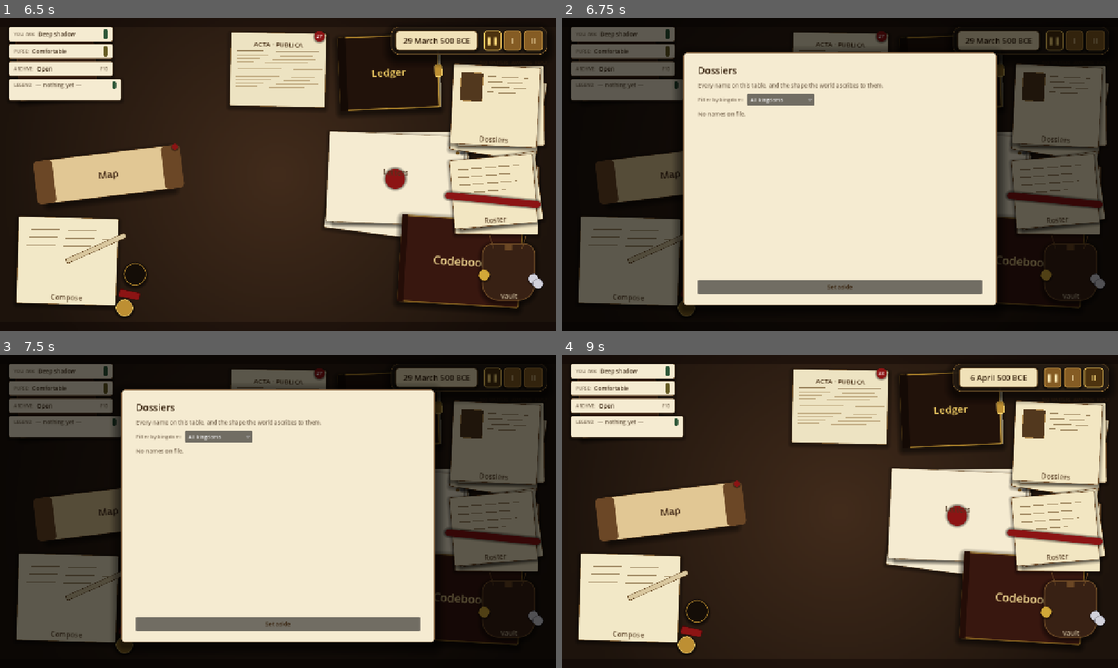
Above: before the commit, frames 1-4 (two rows, left to right).
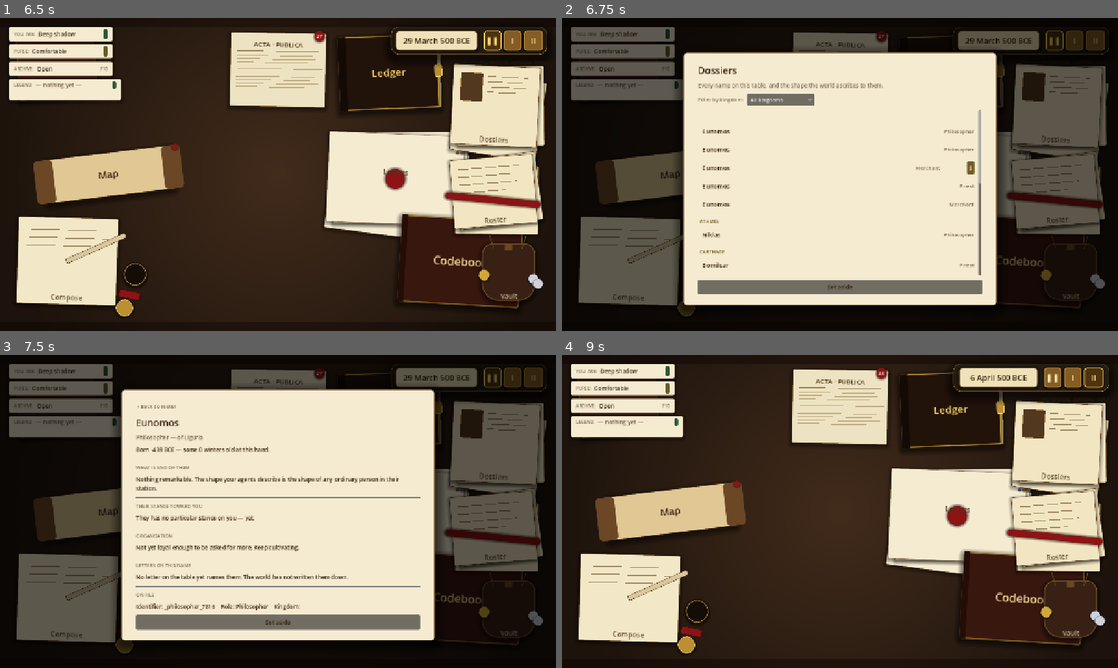
Above: after the commit, the same moments.

Repository: sweetpickle-24/silent-dominion
Game: Godot game, scene res://scenes/title/title.tscn
Two runs of this game, one before a commit and one after it. Both use one fixed random seed, a clock stepped at 60 frames per second and the inputs below.
Inputs (mouse positions are in pixels of both pictures, inside the frame that each line leads up to):
- Up to frame 1 (6.5 s): click "Begin a new season" at 0.5 s; click "❚❚" at 1.25 s; click "I" at 2 s; click "II" at 2.75 s; tap Enter at 3.5 s; move the mouse to (400, 158) at 3.52 s; hold D 3.53-4.25 s; tap 1 at 3.6 s; click (400, 158) at 3.67 s; tap Space at 3.77, 5.75 s; click "All kingdoms" at 4.25 s; click "Set aside" at 5 s; drag from (166, 190) to (250, 237) at 5.77 s
- Up to frame 2 (6.75 s): tap Enter at 6.5 s; move the mouse to (895, 105) at 6.52 s; hold D from 6.53 s (still down); tap I at 6.6 s
- Up to frame 3 (7.5 s): release D at 7.25 s; click (278, 467) at 7.27 s
- Up to frame 4 (9 s): click "Set aside" at 8 s; tap Space at 8.75 s; drag from (812, 574) to (673, 464) at 8.77 s

Frame 1 is identical in both runs. In frame 2, 1.1% of the frame differs, in the area x 24-76%, y 29-83%; in frame 3, 4.9%, in the area x 21-79%, y 15-92%; in frame 4, less than 0.1%.

Commit message:
feat: weighted procedural character generation (§8.8, §8.11)
ActorRegistry trait seeding now runs through regional weights: a
restless province breeds more paranoid and less loyal people; a
post-plague one breeds piety; harbours and roads breed curious,
worldly ones; kingdoms at war breed ruthlessness and drop curiosity;
broke crowns drag loyalty down. Applied to replacement spawns and
minor-role spawns alike.

Adds a Characters autoload that, each month, rolls new minor actors
(merchants, priests, philosophers) into populated provinces at a rate
scaled by total population. Per-kingdom role caps keep the registry
bounded over a fifty-year run.

Diff:
--- a/project.godot
+++ b/project.godot
@@ -43,6 +43,7 @@
 Armies="*res://scripts/army_registry.gd"
 Battles="*res://scripts/battle_resolver.gd"
 Infrastructure="*res://scripts/infrastructure_manager.gd"
+Characters="*res://scripts/character_generator.gd"
 AmbitionDrift="*res://scripts/ambition_drift.gd"
 RandomEvents="*res://scripts/random_events.gd"
 Whispers="*res://scripts/whispers.gd"
--- a/scripts/actor_registry.gd
+++ b/scripts/actor_registry.gd
@@ -293,7 +293,31 @@
 	a.role        = role as Actor.Role
 	a.kingdom_id  = kingdom_id
 	a.province_id = _default_province(kingdom_id)
-	_randomise_traits(a, role)
+	_randomise_traits(a, role, a.province_id)
+	a.relationship = 0
+	add_actor(a)
+	return a
+
+
+## Generate a fresh minor actor (merchant, priest, philosopher) in a
+## specific province. Used by the CharacterGenerator to thicken the
+## ambient cast outside the structural court roles. Traits go through
+## the same regional-weighting path as replacement spawns.
+func spawn_minor_in_province(province_id: String, role: int) -> Actor:
+	var p: Province = WorldData.get_province(province_id)
+	if p == null or p.population <= 0:
+		return null
+	var a: Actor = Actor.new()
+	var now_year: int = -GameClock.year
+	a.id          = StringName(_generate_id(p.owning_kingdom, role))
+	a.given_name  = _generate_given_name(p.owning_kingdom)
+	a.epithet     = ""
+	a.birth_year  = now_year - _generate_age_for_role(role)
+	a.death_year  = 0
+	a.role        = role as Actor.Role
+	a.kingdom_id  = p.owning_kingdom
+	a.province_id = p.id
+	_randomise_traits(a, role, p.id)
 	a.relationship = 0
 	add_actor(a)
 	return a
@@ -359,7 +383,14 @@
 ## priests more pious). The ranges stay inside [10, 90] so no actor
 ## is generated with an extreme trait on day one — extremes are for
 ## handcrafted actors and for drift over time.
-func _randomise_traits(a: Actor, role: int) -> void:
+##
+## Regional weighting (§8.11) is applied on top when we have a
+## province context: a restless region breeds more paranoid, more
+## ambitious people; a prosperous merchant-run city breeds less pious
+## ones; a war-battered kingdom breeds harder, less curious ones.
+## The weights are tiny (±6 typically) so any single generation is
+## recognisable — it's only over centuries that the drift bites.
+func _randomise_traits(a: Actor, role: int, province_id: String = "") -> void:
 	for k in Actor.TRAIT_KEYS:
 		a.set(k, clampi(50 + _rng.randi_range(-20, 20), 10, 90))
 	match role:
@@ -378,6 +409,72 @@
 			a.curiosity = clampi(a.curiosity + 10, 10, 90)
 		_:
 			pass
+	_apply_regional_weights(a, province_id)
+
+
+## Read the state of the actor's home province + kingdom and nudge the
+## trait dial accordingly. A province in revolt for a generation is not
+## producing the same crop as one that has been at peace. Kept gentle.
+func _apply_regional_weights(a: Actor, province_id: String) -> void:
+	if province_id.is_empty():
+		return
+	var p: Province = WorldData.get_province(province_id)
+	if p == null:
+		return
+
+	var band: StringName = p.unrest_band()
+	if band == &"seething" or band == &"in revolt":
+		a.paranoia     = clampi(a.paranoia     + 8, 10, 90)
+		a.ambition     = clampi(a.ambition     + 5, 10, 90)
+		a.loyalty      = clampi(a.loyalty      - 6, 10, 90)
+		a.ruthlessness = clampi(a.ruthlessness + 3, 10, 90)
+	elif band == &"restless":
+		a.paranoia = clampi(a.paranoia + 3, 10, 90)
+		a.loyalty  = clampi(a.loyalty  - 2, 10, 90)
+
+	# Post-plague / post-famine provinces breed pious, worn populations.
+	if p.has_meta("prod_modifier"):
+		var cause: String = String((p.get_meta("prod_modifier") as Dictionary).get("cause", ""))
+		if cause == "plague":
+			a.piety      = clampi(a.piety      + 6, 10, 90)
+			a.resilience = clampi(a.resilience + 3, 10, 90)
+		elif cause == "famine":
+			a.greed = clampi(a.greed + 4, 10, 90)
+			a.piety = clampi(a.piety + 3, 10, 90)
+
+	var k: Kingdom = WorldData.get_kingdom(p.owning_kingdom)
+	if k == null:
+		return
+
+	# Kingdoms under sustained strain breed less trusting, harder heirs.
+	match k.treasury_condition:
+		Kingdom.TreasuryCondition.INDEBTED, Kingdom.TreasuryCondition.BROKE:
+			a.loyalty      = clampi(a.loyalty      - 4, 10, 90)
+			a.paranoia     = clampi(a.paranoia     + 3, 10, 90)
+		_:
+			pass
+
+	if k.tax_level == Kingdom.TaxLevel.RUINOUS:
+		a.loyalty = clampi(a.loyalty - 3, 10, 90)
+	elif k.tax_level == Kingdom.TaxLevel.INDULGENT:
+		a.ambition = clampi(a.ambition - 2, 10, 90)
+
+	# A province with a harbour and roads breeds worldlier, more curious
+	# people; less piety, more intellect.
+	if p.has_building(&"harbour"):
+		a.curiosity = clampi(a.curiosity + 4, 10, 90)
+		a.greed     = clampi(a.greed     + 2, 10, 90)
+		a.piety     = clampi(a.piety     - 2, 10, 90)
+	if p.has_building(&"road_network"):
+		a.intellect = clampi(a.intellect + 2, 10, 90)
+		a.curiosity = clampi(a.curiosity + 2, 10, 90)
+
+	# War on the kingdom's borders flattens curiosity and lifts
+	# ruthlessness — a military culture.
+	if Relations.ids_in_state(k.id, int(Relations.RelationState.AT_WAR)).size() > 0:
+		a.curiosity    = clampi(a.curiosity    - 4, 10, 90)
+		a.ruthlessness = clampi(a.ruthlessness + 3, 10, 90)
+		a.resilience   = clampi(a.resilience   + 2, 10, 90)
 
 
 # --- Debug -------------------------------------------------------------------
--- /dev/null
+++ b/scripts/character_generator.gd
@@ -0,0 +1,133 @@
+extends Node
+## Autoloaded as `Characters`. Procedural character generation (§8.8, §8.11).
+##
+## The hand-crafted roster at boot covers the structural seats —
+## rulers, heirs, generals, advisors. Around them the world needs a
+## steady trickle of merchants, priests, and philosophers so that
+## over decades the player has new faces to cultivate and existing
+## populations don't drain as their ambient actors age out.
+##
+## Each month this autoload rolls a small number of new minor actors
+## into random populated provinces. Rate scales with total population.
+## Traits are drawn through ActorRegistry's weighted path, so a
+## province that has spent thirty years in revolt produces more
+## paranoid, less loyal merchants than one that has been at peace.
+##
+## Historical figures (§8.8) — named individuals on a historical
+## timeline — are handled elsewhere; this module only fills in the
+## ambient cast.
+
+signal character_generated(actor_id: StringName)
+
+const MINOR_ROLES: Array[int] = [
+	int(Actor.Role.MERCHANT),
+	int(Actor.Role.PRIEST),
+	int(Actor.Role.PHILOSOPHER),
+]
+
+# Approximate minor characters generated per million souls per month.
+# At ~5M total population this is roughly 0.5 per month — over a
+# century, fifty new merchants/priests/philosophers. Deliberately low
+# so the registry doesn't balloon.
+const POP_PER_SPAWN_PER_MONTH: int = 2_000   # in units of thousands (so 2M souls ≈ 1/month)
+
+# Hard cap per minor role per kingdom to keep the registry bounded.
+const PER_KINGDOM_ROLE_CAP: int = 20
+
+var _rng: RandomNumberGenerator = RandomNumberGenerator.new()
+
+
+func _ready() -> void:
+	_rng.randomize()
+	GameClock.month_passed.connect(_on_month_passed)
+
+
+func _on_month_passed(_y: int, _m: int) -> void:
+	if not WorldData.is_loaded():
+		return
+	var total_pop: int = 0
+	for p in WorldData.provinces.values():
+		if p.population > 0:
+			total_pop += p.population
+	if total_pop <= 0:
+		return
+
+	# Expected spawns this month. We then roll each one independently.
+	var expected: float = float(total_pop) / float(POP_PER_SPAWN_PER_MONTH)
+	var rolls: int = int(floor(expected))
+	var frac: float = expected - float(rolls)
+	if _rng.randf() < frac:
+		rolls += 1
+
+	for _i in range(rolls):
+		_spawn_one()
+
+
+func _spawn_one() -> void:
+	var province: Province = _pick_weighted_province()
+	if province == null:
+		return
+	var role: int = _pick_role_for(province)
+	if _role_capped_in_kingdom(province.owning_kingdom, role):
+		return
+	var a: Actor = Actors.spawn_minor_in_province(province.id, role)
+	if a == null:
+		return
+	character_generated.emit(a.id)
+
+
+# --- Selection ---------------------------------------------------------------
+
+func _pick_weighted_province() -> Province:
+	# Weight each province by population so larger cities produce more
+	# public figures than backwaters. Skip empty/sea provinces.
+	var total: int = 0
+	var pool: Array = []
+	for p in WorldData.provinces.values():
+		if p.population <= 0:
+			continue
+		total += p.population
+		pool.append({"p": p, "cum": total})
+	if pool.is_empty():
+		return null
+	var roll: int = _rng.randi_range(1, total)
+	for entry in pool:
+		if roll <= int(entry["cum"]):
+			return entry["p"]
+	return pool[pool.size() - 1]["p"]
+
+
+func _pick_role_for(p: Province) -> int:
+	# Mild per-province bias: merchant-heavy harbour towns, priest-heavy
+	# post-plague provinces, philosopher-heavy roaded provinces. Bias
+	# adjusts weights rather than locks the choice.
+	var w_merchant: float = 1.0
+	var w_priest: float   = 1.0
+	var w_phil: float     = 0.6
+	if p.has_building(&"harbour"):
+		w_merchant += 0.8
+	if p.has_building(&"road_network"):
+		w_phil += 0.4
+	if p.has_meta("prod_modifier"):
+		var cause: String = String((p.get_meta("prod_modifier") as Dictionary).get("cause", ""))
+		if cause == "plague":
+			w_priest += 0.8
+		elif cause == "famine":
+			w_priest += 0.4
+	var total: float = w_merchant + w_priest + w_phil
+	var roll: float = _rng.randf() * total
+	if roll < w_merchant:
+		return int(Actor.Role.MERCHANT)
+	if roll < w_merchant + w_priest:
+		return int(Actor.Role.PRIEST)
+	return int(Actor.Role.PHILOSOPHER)
+
+
+func _role_capped_in_kingdom(kingdom_id: String, role: int) -> bool:
+	var count: int = 0
+	for a in Actors.actors_in_kingdom(kingdom_id):
+		if a.is_alive() and int(a.role) == role:
+			count += 1
+			if count >= PER_KINGDOM_ROLE_CAP:
+				return true
+	return false
